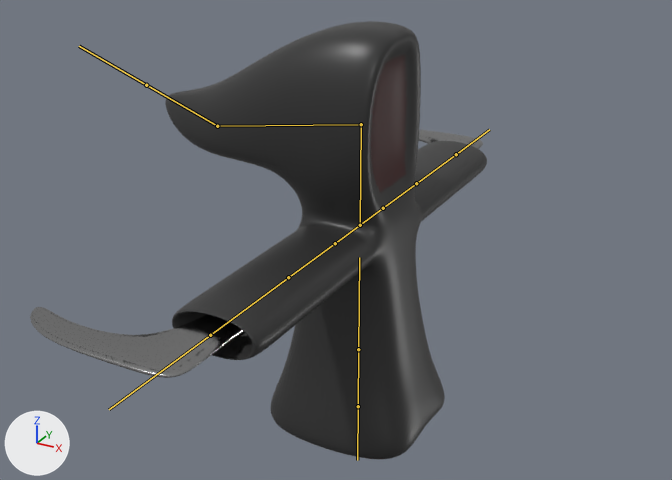
The FBX model Assets/Models/Shadev2.fbx: old version first, new version second.
Before and after are seen from a camera (50 mm lens) standing at (3.02, -5.89, 4.67) and looking at (-0.14, -0.14, 1.8). The axes (+X, +Y, +Z) are drawn at lower left. The lights are the same throughout. Both versions are drawn at frame 84 of the action 'Armature|ArmatureAction'; the numbers are the values there. The bones that bend it are drawn over the model as lines.

Objects in the first picture: 'Shade'.
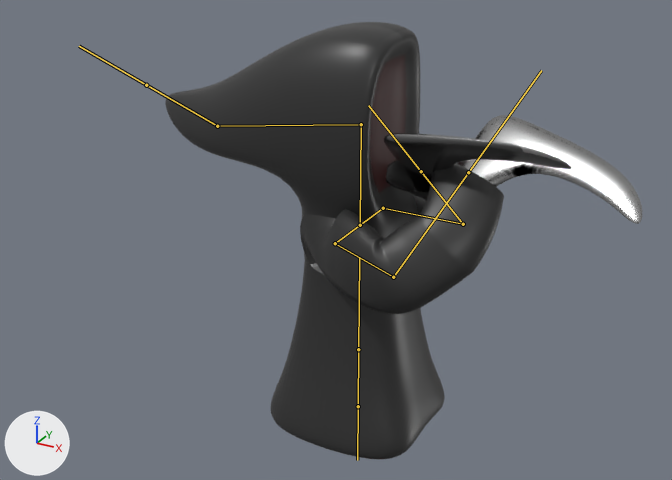
Commit message: Proper Shade attack anim

Pixel boxes [x1, y1, x2, y2] of what changed, in the pictures (672 x 480 px):
'Shade', posed
    before: [30, 21, 487, 459]
    after: [165, 22, 642, 459]
bone 'RArm', root to tip
    before: (335, 243) to (288, 277)
    after: (335, 243) to (393, 277)
bone 'RForearm', root to tip
    before: (288, 277) to (210, 335)
    after: (393, 277) to (468, 172)
bone 'LArm', root to tip
    before: (383, 208) to (416, 183)
    after: (383, 208) to (463, 224)
bone 'LForearm', root to tip
    before: (416, 183) to (456, 154)
    after: (463, 224) to (421, 171)

Edits to the bpy script that builds the scene:
```text
Change bone_rarm:
    where bone_rarm = bpy.data.objects['Armature'].pose.bones['RArm']  # child of 'RShoulder'
    bone_rarm.rotation_quaternion: (1.0, 0.0, 0.0, 0.0) -> (0.601, 0.4, 0.577, -0.382)  # degrees (0, 0, 0) -> degrees (70, 88, 3)
Change bone_rforearm:
    where bone_rforearm = bpy.data.objects['Armature'].pose.bones['RForearm']  # child of 'RArm'
    bone_rforearm.rotation_quaternion: (1.0, 0.0, 0.0, 0.0) -> (0.681, 0.335, -0.201, -0.619)  # degrees (0, 0, 0) -> degrees (45, 8, -81)
Change bone_larm:
    where bone_larm = bpy.data.objects['Armature'].pose.bones['LArm']  # child of 'LShoulder'
    bone_larm.rotation_quaternion: (1.0, 0.0, 0.0, 0.0) -> (0.606, -0.449, -0.532, -0.385)  # degrees (0, 0, 0) -> degrees (-77, -82, 4)
Change bone_lforearm:
    where bone_lforearm = bpy.data.objects['Armature'].pose.bones['LForearm']  # child of 'LArm'
    bone_lforearm.rotation_quaternion: (1.0, 0.0, 0.0, 0.0) -> (0.511, -0.347, 0.173, -0.767)  # degrees (0, 0, 0) -> degrees (-42, -21, -105)
```
